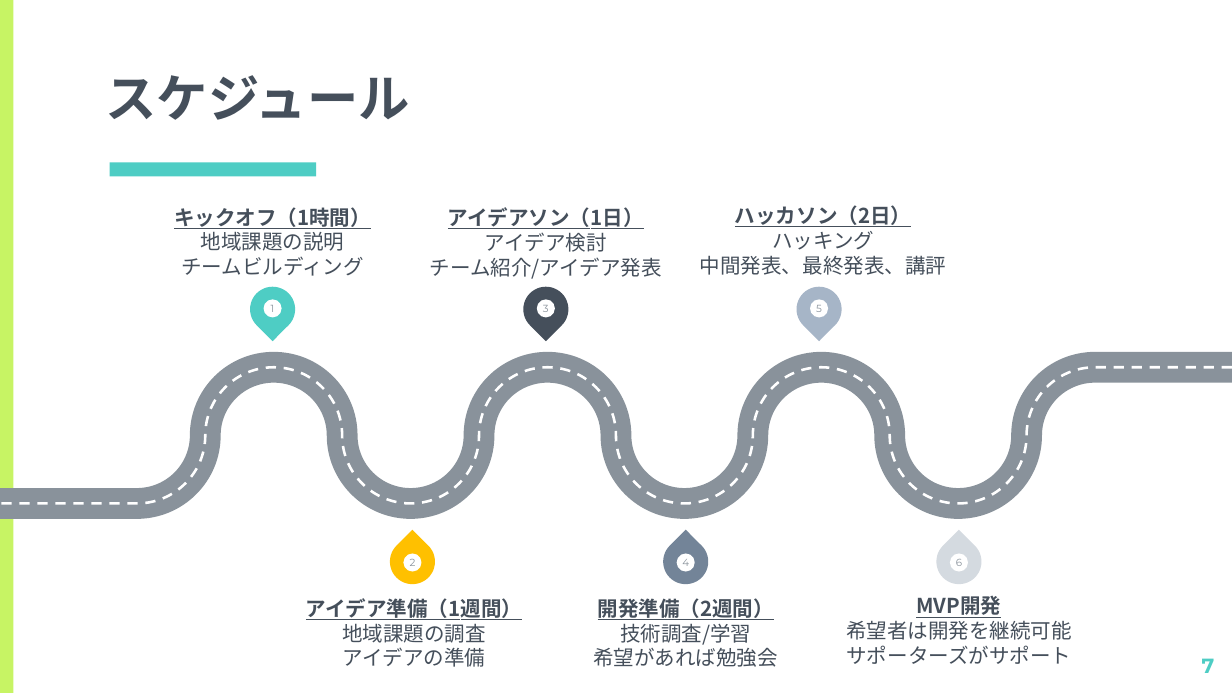
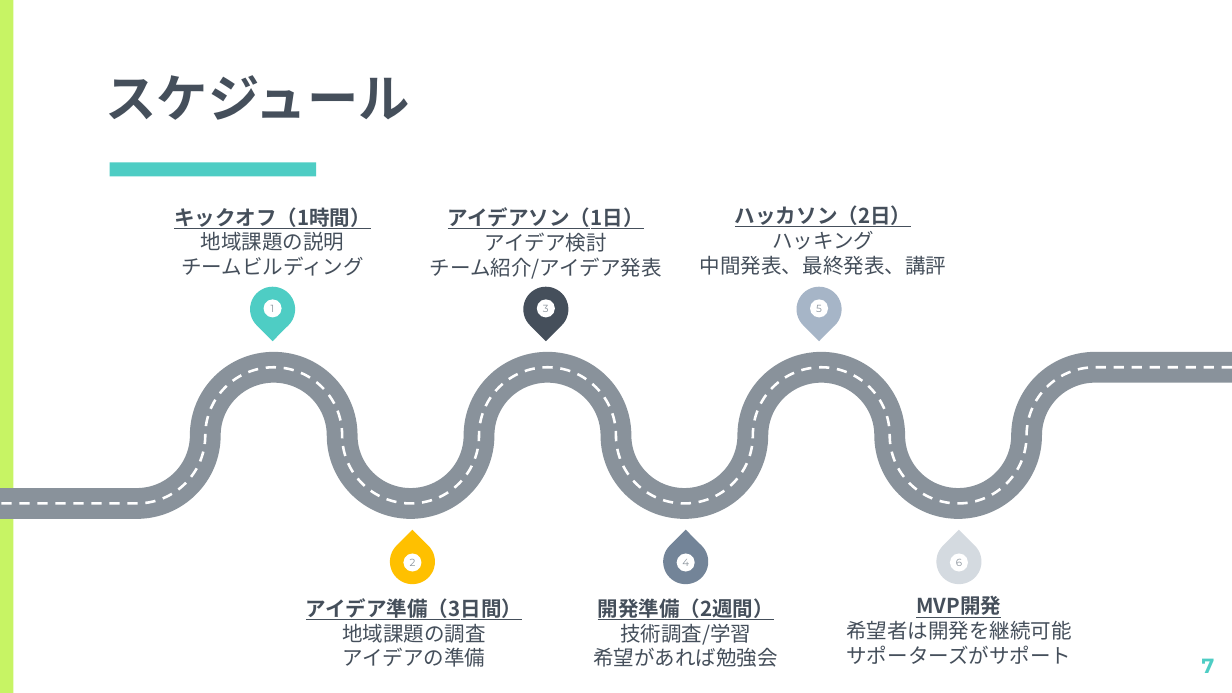
Before and after one commit to kiyohome/wacchi, a slide deck: slide 7 of 2021/ITで地域課題を解決しよう.pptx. Drawn at 1232x693 pixels with LibreOffice and Linux fonts; fonts in the diff are those of the drawing. Boxes give left, top, right and bottom in pixels: in the first picture for what was removed or moved away, otherwise in the second. Text is boxed around its words. In the diff, an @@ line names an element or a change of style, - is before the commit and + after.

```diff
--- a/2021/ITで地域課題を解決しよう.pptx
+++ b/2021/ITで地域課題を解決しよう.pptx
@@ text at [306, 598, 522, 620]: text changed @@
-アイデア準備（1週間）
+アイデア準備（3日間）
```
Also in this commit, not shown: 2 other slides changed.
